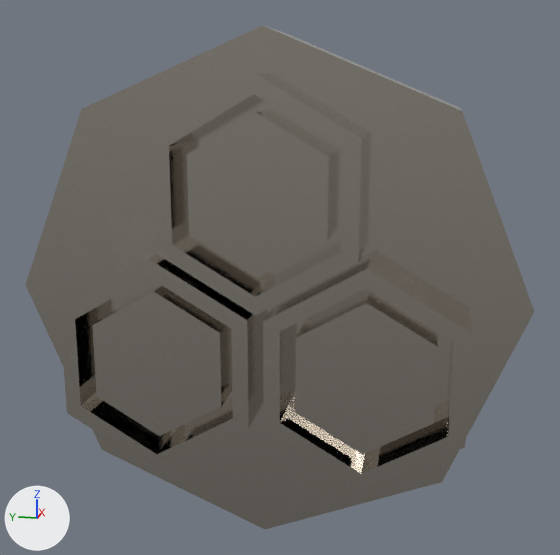
The glTF model src/worlds/Space_Room/assets/models/outlet_l_5.glb as it was, and as the next commit left it.
The view is the same before and after, from a camera (50 mm lens) standing at (7.296, -0.262, 1.099) and looking at (7.789, -0.163, 0.976). Lighting does not change. The marker at lower left points along +X, +Y and +Z. Where no turn or scale is listed for an object, it has been applied to the vertices.

Before the edit, the objects in view are built like this:
```python
me_cylinder_013 = bpy.data.meshes.new('Cylinder.013')
me_cylinder_013.from_pydata(...)  # 132 vertices, 260 faces; spans x -0.07..0.042, y -0.164..0.164, z -0.164..0.164
me_cylinder_013.materials.append(mat_scuffed_titanium_pbr)
ob_cylinder_022 = bpy.data.objects.new('Cylinder.022', me_cylinder_013)
ob_cylinder_022.location = (7.8006, -0.1589, 0.9695)
```
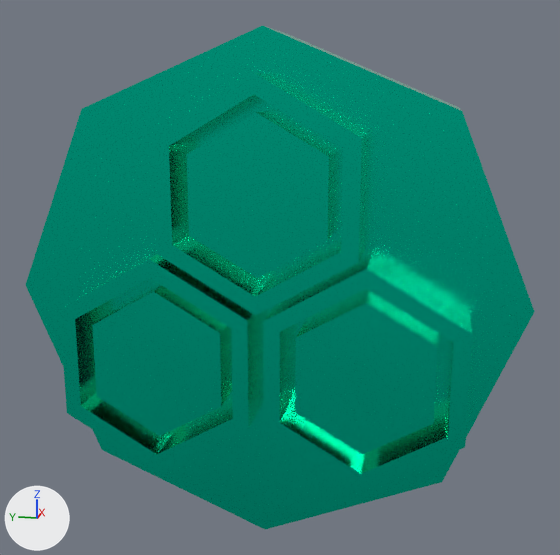
The newer file is also turned or shifted as a whole; pictures and numbers use the older file's frame.

Where the change shows, as pixel boxes [x1, y1, x2, y2] in the pictures (560 x 555 px):
'Cylinder.022', recoloured (grey to cyan): [26, 25, 534, 529] in both

What the commit changed:
Material 'cyan' (mat_cyan) is new.
Its base color is (0.0, 0.8, 0.524) (cyan #00e7bf).
Its metallic is 1.0.
Its roughness is 0.205.
me_cylinder_013 has 132 vertices, 260 faces and spans x -0.07..0.042, y -0.164..0.164, z -0.164..0.164.
me_cylinder_013 no longer uses material mat_scuffed_titanium_pbr.
me_cylinder_013 now uses material mat_cyan (cyan #00e7bf).
